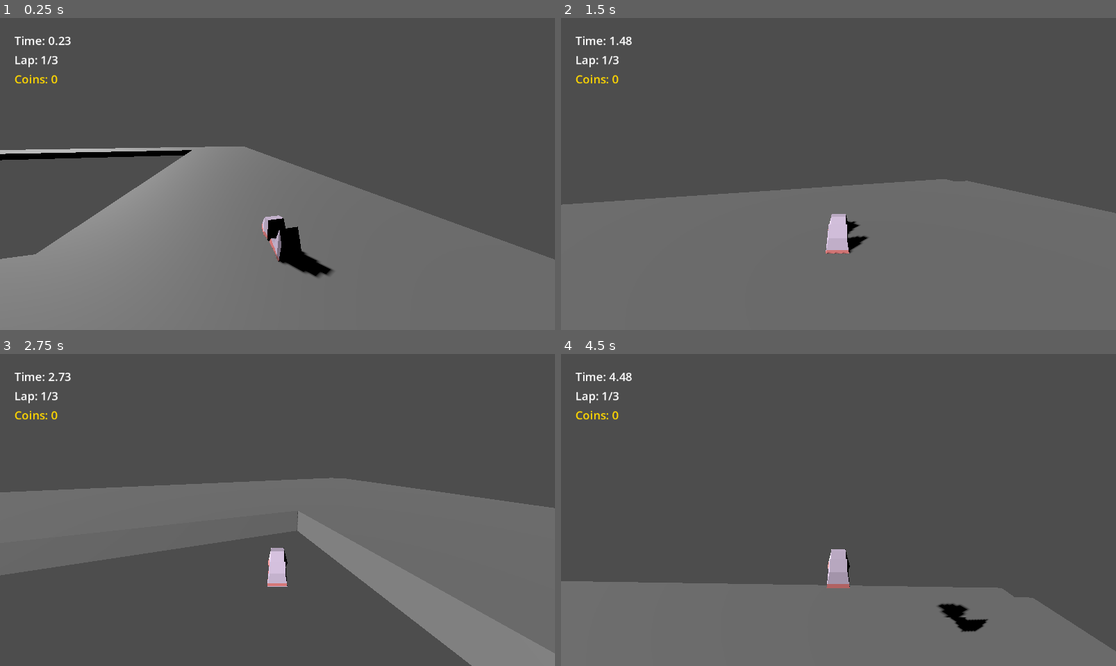
Above: before the commit, frames 1-4 (two rows, left to right).
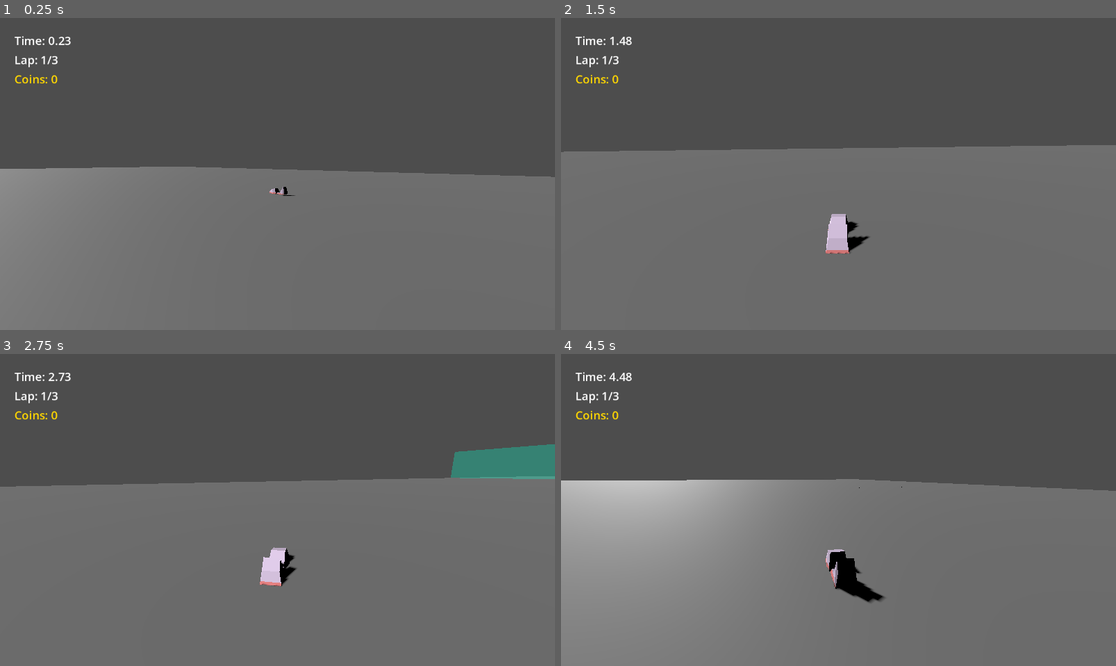
Above: after the commit, the same moments.

Repository: DevKlim/ProjectJoyride
Game: Godot game, scene res://scenes/main.tscn
Two runs of this game, one before a commit and one after it. Both use one fixed random seed, a clock stepped at 60 frames per second and the inputs below.
Inputs:
- Up to frame 1 (0.25 s): no input
- Up to frame 2 (1.5 s): hold D (steer_right) 0.53-1.28 s; hold Space (drift) 0.53-1.28 s; hold S (brake) from 1.28 s (still down); tap Shift (item) at 1.35 s
- Up to frame 3 (2.75 s): release S (brake) at 2.03 s; hold D (steer_right) from 2.03 s (still down); hold Space (drift) from 2.03 s (still down)
- Up to frame 4 (4.5 s): release D (steer_right) at 2.78 s; release Space (drift) at 2.78 s; hold W (accelerate) 2.78-3.53 s; tap Shift (item) at 2.85, 4.35 s; hold Space (drift) 3.53-4.28 s; hold A (steer_left) from 3.53 s (still down)

The runs differ from the first frame. In frame 1, 15% of the frame differs, in the area x 0-100%, y 41-84%; in frame 2, 14%; in frame 3, 30%; in frame 4, 37%, in the area x 0-100%, y 40-96%.

Commit message:
map change

Diff:
--- a/scenes/tracks/figure_8.tscn
+++ b/scenes/tracks/figure_8.tscn
@@ -5,46 +5,46 @@
 [ext_resource type="Script" path="res://scripts/components/track/offbounds_area.gd" id="3_ob"]
 
 [sub_resource type="BoxShape3D" id="BoxShape3D_outbounds"]
-size = Vector3(500, 10, 500)
+size = Vector3(5000, 10, 5000)
 
 [sub_resource type="BoxShape3D" id="BoxShape3D_checkpoint"]
-size = Vector3(12, 10, 2)
+size = Vector3(120, 40, 10)
 
 [node name="Track_Figure 8" type="Node3D"]
 
 [node name="Geometry" type="Node3D" parent="."]
 
 [node name="LeftStraight" type="CSGBox3D" parent="Geometry"]
-transform = Transform3D(1, 0, 0, 0, 1, 0, 0, 0, 1, -45, 0, 0)
+transform = Transform3D(1, 0, 0, 0, 1, 0, 0, 0, 1, -450, 0, 0)
 use_collision = true
-size = Vector3(12, 1, 60)
+size = Vector3(120, 1, 600)
 
 [node name="RightStraight" type="CSGBox3D" parent="Geometry"]
-transform = Transform3D(1, 0, 0, 0, 1, 0, 0, 0, 1, 45, 0, 0)
+transform = Transform3D(1, 0, 0, 0, 1, 0, 0, 0, 1, 450, 0, 0)
 use_collision = true
-size = Vector3(12, 1, 60)
+size = Vector3(120, 1, 600)
 
 [node name="CenterStraight" type="CSGBox3D" parent="Geometry"]
 transform = Transform3D(1, 0, 0, 0, 1, 0, 0, 0, 1, 0, 0, 0)
 use_collision = true
-size = Vector3(12, 1, 60)
+size = Vector3(120, 1, 600)
 
 [node name="TopStraight" type="CSGBox3D" parent="Geometry"]
-transform = Transform3D(1, 0, 0, 0, 1, 0, 0, 0, 1, 0, 0, 25)
+transform = Transform3D(1, 0, 0, 0, 1, 0, 0, 0, 1, 0, 0, -300)
 use_collision = true
-size = Vector3(100, 1, 12)
+size = Vector3(1020, 1, 120)
 
 [node name="BottomStraight" type="CSGBox3D" parent="Geometry"]
-transform = Transform3D(1, 0, 0, 0, 1, 0, 0, 0, 1, 0, 0, -25)
+transform = Transform3D(1, 0, 0, 0, 1, 0, 0, 0, 1, 0, 0, 300)
 use_collision = true
-size = Vector3(100, 1, 12)
+size = Vector3(1020, 1, 120)
 
 [node name="TrackStartPosition" type="Node3D" parent="."]
-transform = Transform3D(1, 0, 0, 0, 1, 0, 0, 0, 1, -45, 1.5, -20)
+transform = Transform3D(1, 0, 0, 0, 1, 0, 0, 0, 1, -450, 2, 200)
 script = ExtResource("1_start")
 
 [node name="OffboundsArea" type="Area3D" parent="."]
-transform = Transform3D(1, 0, 0, 0, 1, 0, 0, 0, 1, 0, -10, 0)
+transform = Transform3D(1, 0, 0, 0, 1, 0, 0, 0, 1, 0, -50, 0)
 script = ExtResource("3_ob")
 
 [node name="CollisionShape3D" type="CollisionShape3D" parent="OffboundsArea"]
@@ -53,7 +53,7 @@
 [node name="Checkpoints" type="Node3D" parent="."]
 
 [node name="Checkpoint_0" type="Area3D" parent="Checkpoints"]
-transform = Transform3D(1, 0, 0, 0, 1, 0, 0, 0, 1, -45, 1, -10)
+transform = Transform3D(1, 0, 0, 0, 1, 0, 0, 0, 1, -450, 1, 0)
 script = ExtResource("2_cp")
 checkpoint_index = 0
 
@@ -61,7 +61,7 @@
 shape = SubResource("BoxShape3D_checkpoint")
 
 [node name="Checkpoint_1" type="Area3D" parent="Checkpoints"]
-transform = Transform3D(-4.37114e-08, 0, -1, 0, 1, 0, 1, 0, -4.37114e-08, -25, 1, 25)
+transform = Transform3D(-4.37114e-08, 0, -1, 0, 1, 0, 1, 0, -4.37114e-08, -250, 1, -300)
 script = ExtResource("2_cp")
 checkpoint_index = 1
 
@@ -69,7 +69,7 @@
 shape = SubResource("BoxShape3D_checkpoint")
 
 [node name="Checkpoint_2" type="Area3D" parent="Checkpoints"]
-transform = Transform3D(-1, 0, 8.74228e-08, 0, 1, 0, -8.74228e-08, 0, -1, 0, 1, 15)
+transform = Transform3D(-1, 0, -8.74228e-08, 0, 1, 0, 8.74228e-08, 0, -1, 0, 1, -100)
 script = ExtResource("2_cp")
 checkpoint_index = 2
 
@@ -77,7 +77,7 @@
 shape = SubResource("BoxShape3D_checkpoint")
 
 [node name="Checkpoint_3" type="Area3D" parent="Checkpoints"]
-transform = Transform3D(-4.37114e-08, 0, -1, 0, 1, 0, 1, 0, -4.37114e-08, 25, 1, -25)
+transform = Transform3D(-4.37114e-08, 0, -1, 0, 1, 0, 1, 0, -4.37114e-08, 250, 1, 300)
 script = ExtResource("2_cp")
 checkpoint_index = 3
 
@@ -85,7 +85,7 @@
 shape = SubResource("BoxShape3D_checkpoint")
 
 [node name="Checkpoint_4" type="Area3D" parent="Checkpoints"]
-transform = Transform3D(1, 0, 0, 0, 1, 0, 0, 0, 1, 45, 1, 0)
+transform = Transform3D(1, 0, 0, 0, 1, 0, 0, 0, 1, 450, 1, 0)
 script = ExtResource("2_cp")
 checkpoint_index = 4
 
@@ -93,7 +93,7 @@
 shape = SubResource("BoxShape3D_checkpoint")
 
 [node name="Checkpoint_5" type="Area3D" parent="Checkpoints"]
-transform = Transform3D(-4.37114e-08, 0, 1, 0, 1, 0, -1, 0, -4.37114e-08, 25, 1, 25)
+transform = Transform3D(-4.37114e-08, 0, 1, 0, 1, 0, -1, 0, -4.37114e-08, 250, 1, -300)
 script = ExtResource("2_cp")
 checkpoint_index = 5
 
@@ -101,7 +101,7 @@
 shape = SubResource("BoxShape3D_checkpoint")
 
 [node name="Checkpoint_6" type="Area3D" parent="Checkpoints"]
-transform = Transform3D(-1, 0, -8.74228e-08, 0, 1, 0, 8.74228e-08, 0, -1, 0, 1, -15)
+transform = Transform3D(-1, 0, -8.74228e-08, 0, 1, 0, 8.74228e-08, 0, -1, 0, 1, 100)
 script = ExtResource("2_cp")
 checkpoint_index = 6
 
@@ -109,7 +109,7 @@
 shape = SubResource("BoxShape3D_checkpoint")
 
 [node name="Checkpoint_7" type="Area3D" parent="Checkpoints"]
-transform = Transform3D(-4.37114e-08, 0, 1, 0, 1, 0, -1, 0, -4.37114e-08, -25, 1, -25)
+transform = Transform3D(-4.37114e-08, 0, 1, 0, 1, 0, -1, 0, -4.37114e-08, -250, 1, 300)
 script = ExtResource("2_cp")
 checkpoint_index = 7
 
--- a/scripts/components/track/checkpoint_area.gd
+++ b/scripts/components/track/checkpoint_area.gd
@@ -2,18 +2,51 @@
 extends Area3D
 
 @export var checkpoint_index: int = 0
+@export var debug_visuals: bool = true
 
 func _ready() -> void:
 	add_to_group("checkpoints")
 	body_entered.connect(_on_body_entered)
 
-	# Generate collision if used dynamically without an editor shape
-	if get_child_count() == 0:
-		var coll = CollisionShape3D.new()
+	var shape_size = Vector3(120, 40, 10) # default fallback size for 10x scale
+
+	var coll = get_node_or_null("CollisionShape3D")
+	if not coll:
+		coll = CollisionShape3D.new()
 		var shape = BoxShape3D.new()
-		shape.size = Vector3(20, 10, 2)
+		shape.size = shape_size
 		coll.shape = shape
 		add_child(coll)
+	elif coll.shape is BoxShape3D:
+		shape_size = coll.shape.size
+
+	if debug_visuals:
+		_create_debug_visuals(shape_size)
+
+func _create_debug_visuals(size: Vector3) -> void:
+	# Translucent box shading
+	var mesh_inst = MeshInstance3D.new()
+	var box = BoxMesh.new()
+	box.size = size
+	var mat = StandardMaterial3D.new()
+	mat.transparency = BaseMaterial3D.TRANSPARENCY_ALPHA
+	mat.albedo_color = Color(0.0, 1.0, 0.8, 0.3) # Cyan-ish glass
+	mat.shading_mode = BaseMaterial3D.SHADING_MODE_UNSHADED
+	box.material = mat
+	mesh_inst.mesh = box
+	add_child(mesh_inst)
+
+	# Number label above checkpoint
+	var label = Label3D.new()
+	label.text = str(checkpoint_index)
+	label.pixel_size = 0.2  # Large enough to see from afar
+	label.billboard = BaseMaterial3D.BILLBOARD_ENABLED
+	label.modulate = Color(1, 1, 0, 1) # Yellow
+	label.outline_render_priority = 1
+	label.outline_modulate = Color(0, 0, 0, 1)
+	label.font_size = 120
+	label.position = Vector3(0, (size.y / 2) + 10, 0)
+	add_child(label)
 
 func _on_body_entered(body: Node3D) -> void:
 	var tracker = body.get_node_or_null("LapTrackerComponent")
